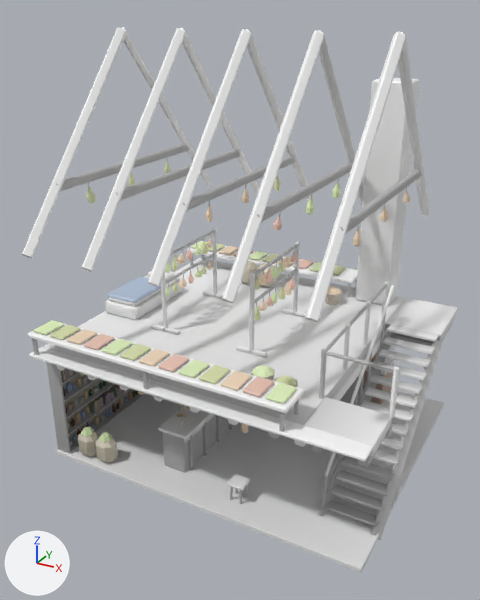
A saved change to the glTF model assets/models/town/apothecary_interior.glb.
Rendered twice from a 50 mm camera at (6.18, -12.32, 10.12) aimed at (-0.2, -0.73, 4.32). The lights are fixed; the arrows at lower left show +X, +Y and +Z. The picture after the commit comes second. Vertices at exactly the same position are counted once.

The first picture shows 'alembic'.
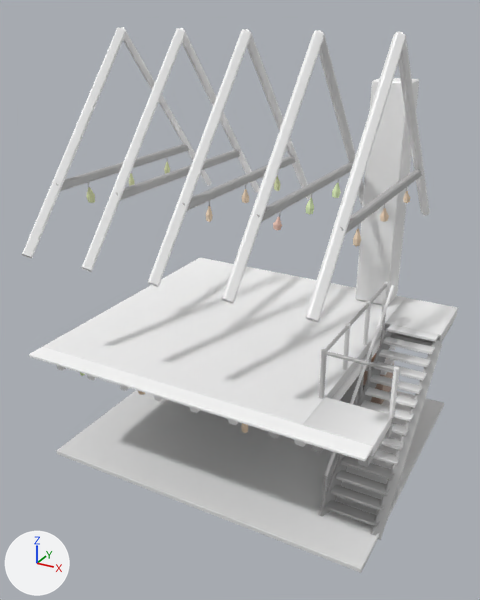
What changed in the scene script:
```text
Change me_alembic:
    used by ob_alembic; location = (0.0, 0.0, 0.0)
    remove me_alembic.from_pydata(...)  # 10739 vertices, 18750 faces; spans x -3.73..3.75, y -3.68..3.28, z 0.57..9.75
    add me_alembic.from_pydata(...)  # 2362 vertices, 4200 faces; spans x -3.73..3.75, y -3.68..3.28, z 0.57..9.75
    me_alembic part 1: 551 loose pieces with 8377 vertices, spanning x -3.7..2.27, y -3.6..3.2, z 0.7..5.24, are deleted
    me_alembic part 2: 447 kept faces spanning x -3.73..3.7, y -3.59..3.2, z 0.7..8.68 get new vertex colours
    remove me_alembic.materials.append(mat_layer_cladding_001)
    remove me_alembic.materials.append(mat_layer_plaster_white_001)
    remove me_alembic.materials.append(mat_layer_plaster_white_002)
    remove me_alembic.materials.append(mat_glass_brown)
    remove me_alembic.materials.append(mat_layer_leather)
    remove me_alembic.materials.append(mat_layer_plaster_red)
    remove me_alembic.materials.append(mat_layer_plaster)
    remove me_alembic.materials.append(mat_glass_green)
    remove me_alembic.materials.append(mat_layer_leather_003)
    remove me_alembic.materials.append(mat_layer_leather_005)
    remove me_alembic.materials.append(mat_layer_leather_001)
    remove me_alembic.materials.append(mat_layer_leather_004)
    remove me_alembic.materials.append(mat_layer_leather_002)
    remove me_alembic.materials.append(mat_layer_cladding)
    remove me_alembic.materials.append(mat_layer_iron_001)
    remove me_alembic.materials.append(mat_layer_stone_002)
    remove me_alembic.materials.append(mat_layer_linen)
    remove me_alembic.materials.append(mat_layer_leather_006)
    remove me_alembic.materials.append(mat_layer_door_b)
    remove me_alembic.materials.append(mat_fire_hearth)
    remove me_alembic.materials.append(mat_layer_oak_planed)
    remove me_alembic.materials.append(mat_layer_linen_001)
    remove me_alembic.materials.append(mat_layer_sod)
    remove me_alembic.materials.append(mat_glass_flask)
    remove me_alembic.materials.append(mat_layer_weatherboard)
    remove me_alembic.materials.append(mat_layer_straw_floor)
    remove me_alembic.materials.append(mat_layer_wool)
    remove me_alembic.materials.append(mat_layer_linen_002)
    remove me_alembic.materials.append(mat_layer_wattle)
```

Where the change shows, as pixel boxes [x1, y1, x2, y2] in the pictures (480 x 600 px):
part 1 of me_alembic, deleted
    before: [28, 228, 358, 504]
part 2 of me_alembic, recoloured
    both: [43, 145, 412, 429]
